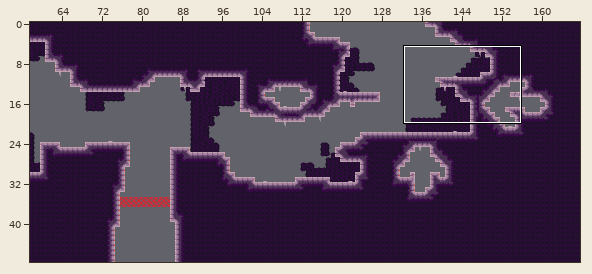
An edit to a level. Tiled map (JSON), assets/world/room/intro1.json. Above: a wide view before the commit, with the close-up outlined.
Close-up. Old version:
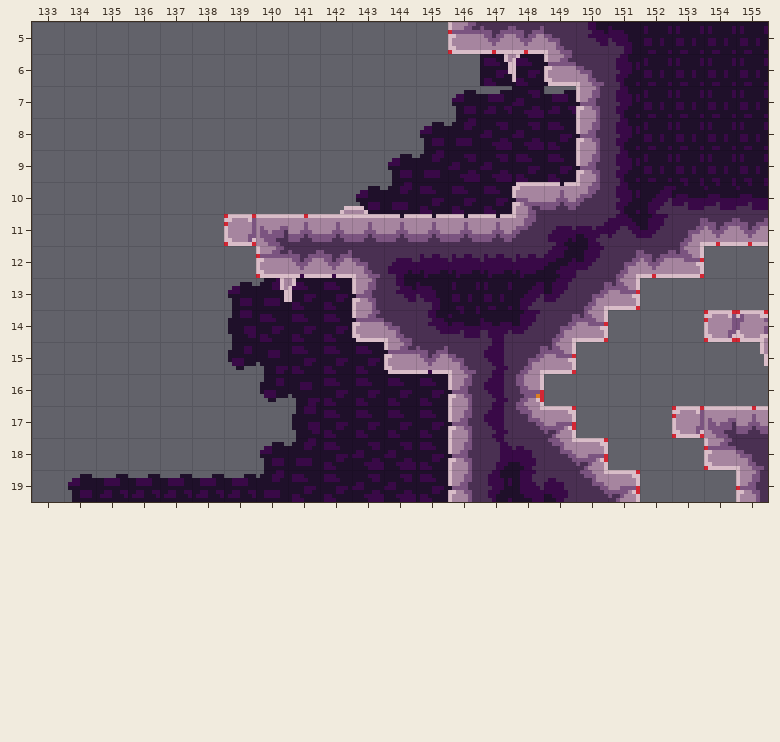
Cells are 8x8 px. Shown: x 133..155, y 5..19.
And afterwards:
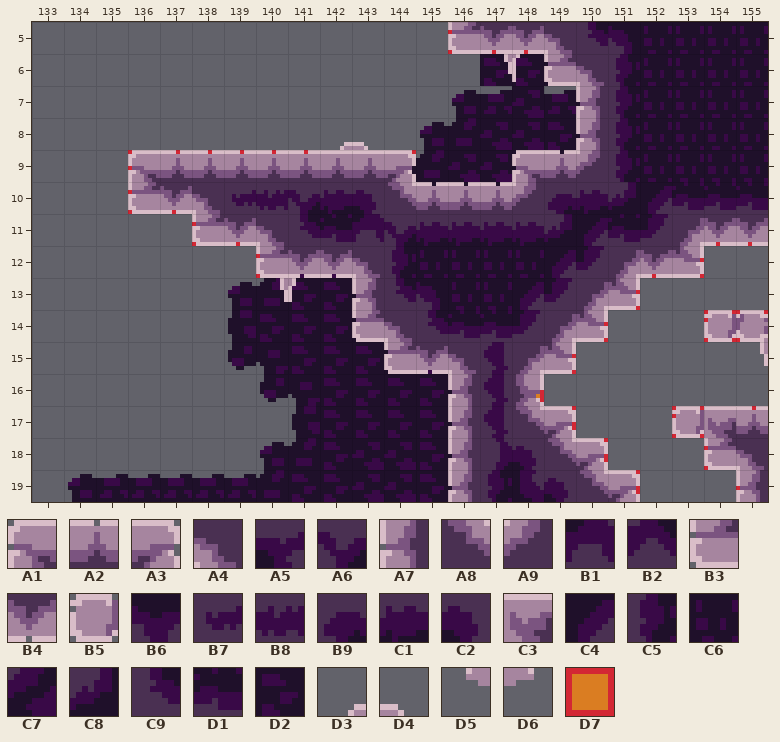
Key: from "stone": A1 0, A2 1, A3 2, A4 4, A5 11, A6 12, A7 13, A8 16, A9 17, B1 24, B2 25, B3 26, B4 27, B5 29, B6 38, B7 45, B8 47, B9 49, C1 50, C2 51, C3 53, C4 60, C5 62, C6 63, C7 71, C8 74, C9 75, D1 76; from "stone_bg_decal": D2 18; from "stone_fg_decal": D3 0, D4 3, D5 15, D6 16; from "tools": D7 1.
__ is an empty cell, ## one hidden under a higher layer.
Edits made:
Layer "draft":
y 9: x 136..144 __ __ __ __ __ __ __ __ __ -> D7 D7 D7 D7 D7 D7 D7 D7 D7
y 10: x 136..137 __ __ -> D7 D7
y 11: x 138 __ -> D7
Layer "bg":
y 11: x 143..147 D2 D2 D2 D2 D2 -> __ __ __ __ __
Layer "fg":
y 8: x 142..143 __ __ -> D3 D4
y 9: x 142..143 __ __ -> D5 D6
y 10: x 142..143 D3 D4 -> ## ##
y 11: x 142..143 D5 D6 -> __ __
Layer "map":
y 9: x 136..144 __ __ __ __ __ __ __ __ __ -> A1 A2 A2 A2 A2 A2 A2 A2 A3; x 148..150 __ __ A7 -> A1 A2 A9
y 10: x 136..151 __ __ __ __ __ __ __ __ __ __ __ __ A1 A2 A9 C5 -> B3 B4 A4 B7 B8 A6 C1 C2 A8 A2 A2 A2 A9 B9 C1 C8
y 11: x 138..151 __ B5 C3 A2 A2 A2 A2 A2 A2 A2 A9 B9 A5 B2 -> B3 B4 A4 C9 D1 B1 A6 C1 C1 C1 C1 C8 C4 D1
y 12: x 144..149 B9 C1 C1 C1 C1 C7 -> C5 C6 C6 C6 C6 C4
y 14: x 147 B6 -> D1
Changed places in both close-ups, as pixel boxes (x1, y1, x2, y2):
changed: (128, 142, 640, 278)
changed: (480, 310, 512, 342)
